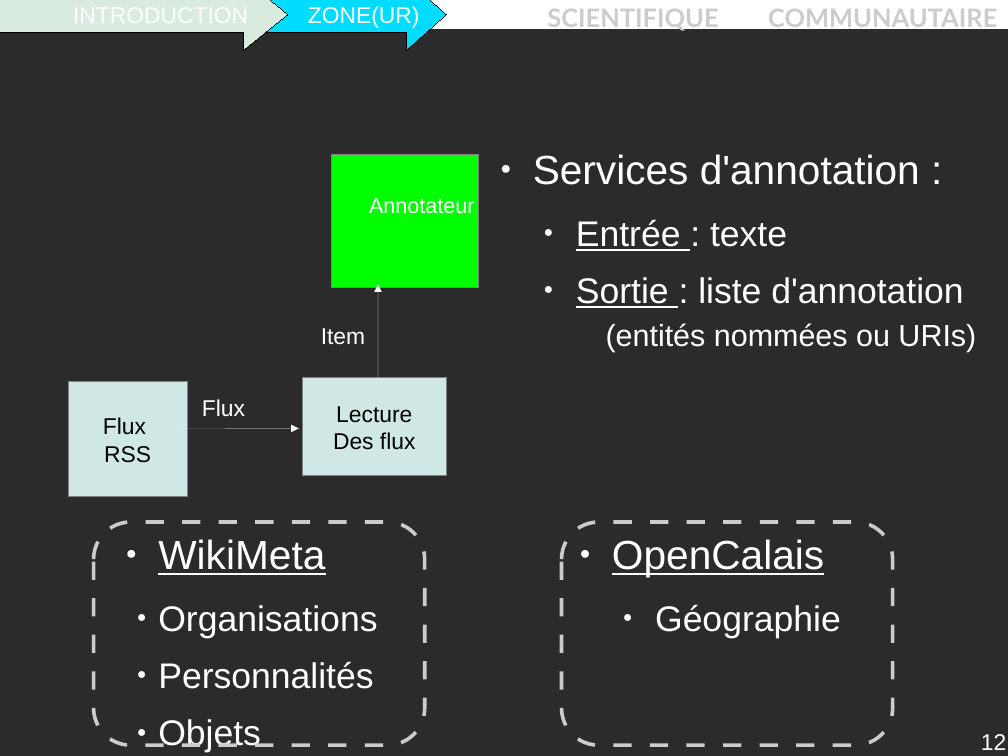
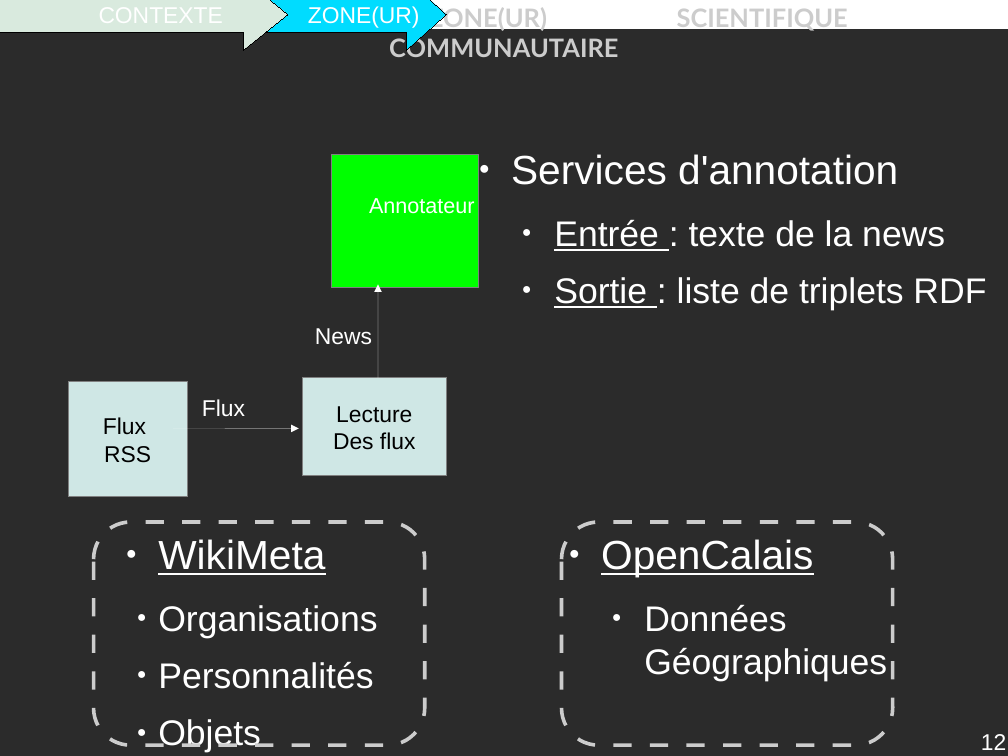
Before and after one commit to descl/ZONE, a slide deck: slide 12 of Rapport/presentation.odp. Drawn at 1008x756 pixels with LibreOffice and Linux fonts; fonts in the diff are those of the drawing; background and template pictures are left out; a plain dark background stands for a picture behind light text. Boxes give left, top, right and bottom in pixels: in the first picture for what was removed or moved away, otherwise in the second. Text is boxed around its words. In the diff, an @@ line names an element or a change of style, - is before the commit and + after.

```diff
--- a/Rapport/presentation.odp
+++ b/Rapport/presentation.odp
@@ text in right arrow at [116, 2, 249, 33]: text changed @@
-INTRODUCTION
+CONTEXTE
@@ text at [428, 5, 848, 32]: text changed @@
-INTRODUCTION ZONE(UR) SCIENTIFIQUE COMMUNAUTAIRE
+CONTEXTE ZONE(UR) SCIENTIFIQUE COMMUNAUTAIRE
@@ text at [511, 154, 986, 310]: text changed @@
-● Services d'annotation :
-  ● Entrée : texte
-  ● Sortie : liste d'annotation (entités nommées ou URIs)
+● Services d'annotation
+  ● Entrée : texte de la news
+  ● Sortie : liste de triplets RDF
@@ text added at [315, 328, 372, 345], 18 pt, text #FFFFFF @@
+News
@@ text removed at [321, 328, 365, 345] @@
-Item
@@ text "OpenCalais": place and size @@
-text "OpenCalais" at [612, 539, 841, 638]
+text "OpenCalais" at [601, 539, 887, 681]
@@ text at [644, 604, 887, 681]: text changed @@
-  ● Géographie
+  ● Données Géographiques
```
Also in this commit, not shown: 30 other slides changed, 6 slides added, 5 slides removed.
